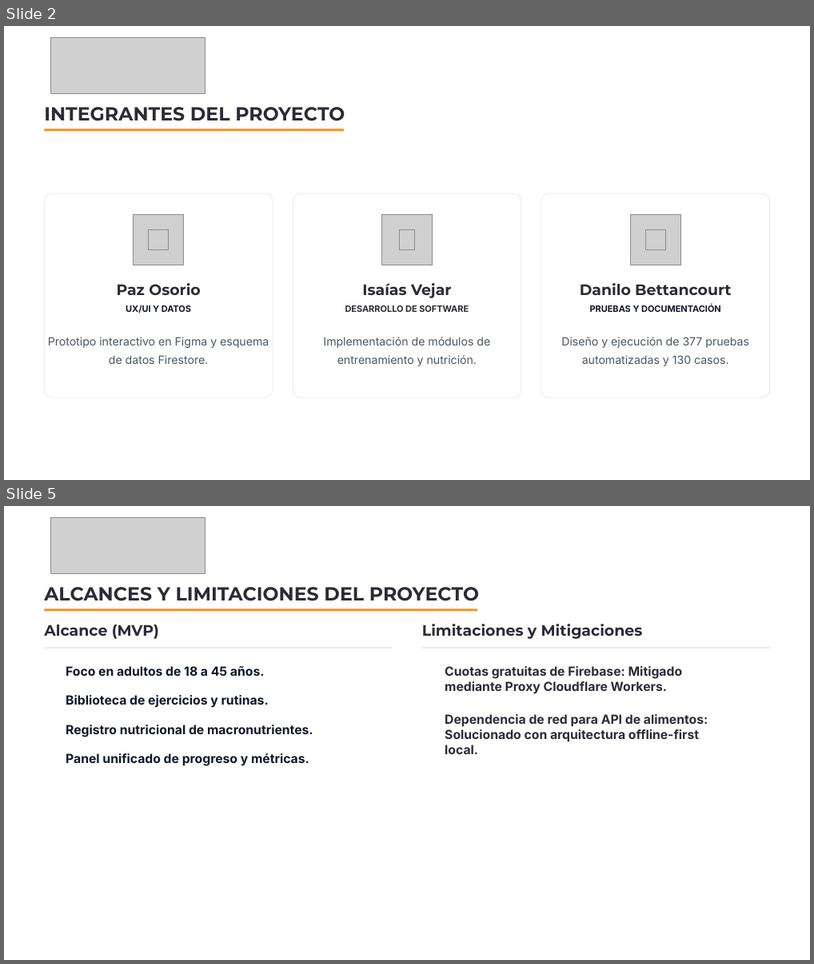
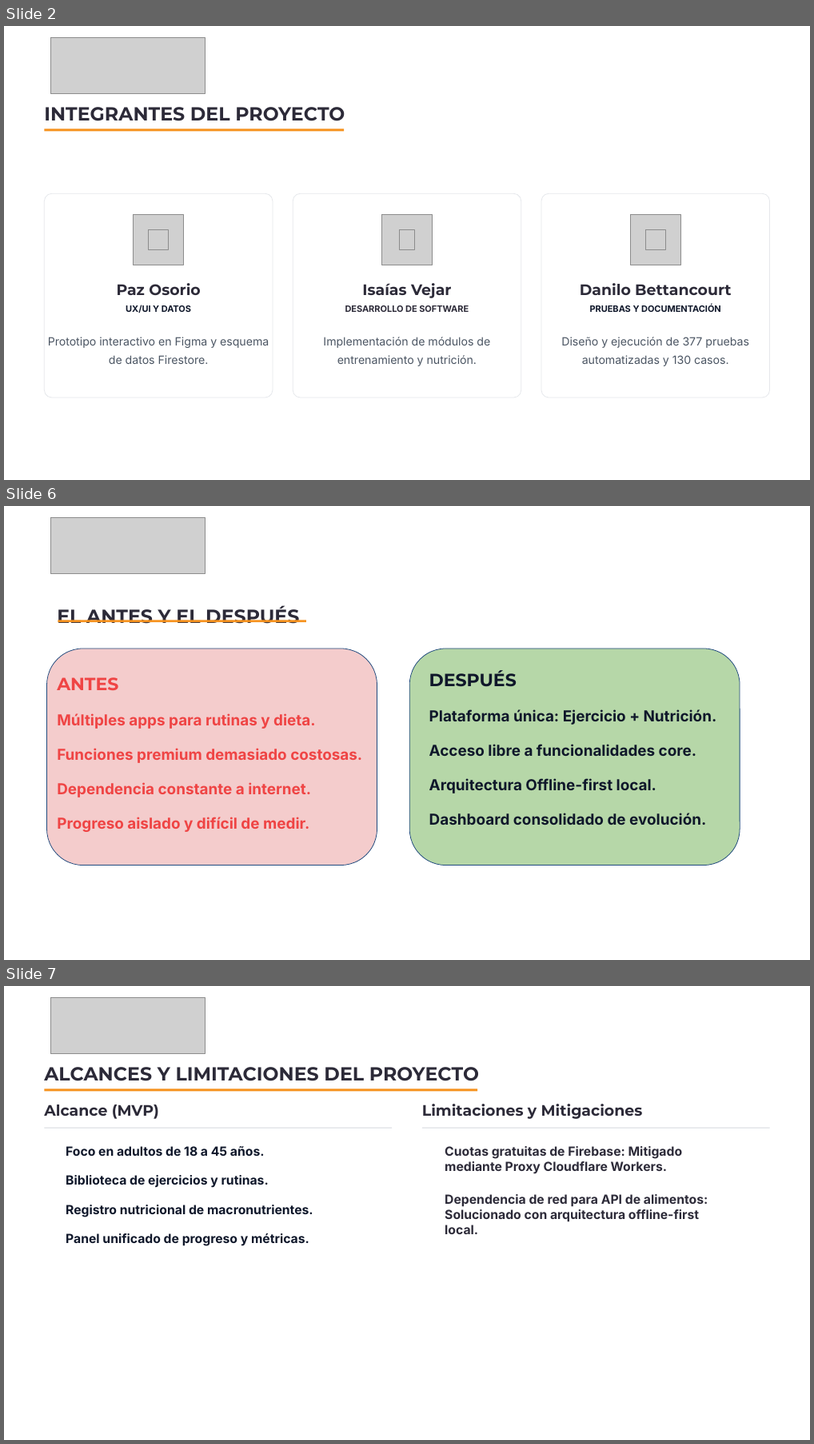
Before and after one commit to DanBetTap/800D-Equipo09, a slide deck: Fase 3/Evidencias Grupales/Presentación Final del proyecto.pptx. Shown one above the other, each under a label of ours: slides 2 and 5 before the commit, slides 2, 6 and 7 after it; the slides between them are not shown. The pictures are 814x964 and 814x1444 pixels, drawn with LibreOffice and Linux fonts; fonts in the diff are those of the drawing; grey boxes stand for pictures; background and template pictures are left out. Boxes give left, top, right and bottom in pixels: in the first picture for what was removed or moved away, otherwise in the second. Text is boxed around its words. In the diff, an @@ line names an element or a change of style, - is before the commit and + after.

```diff
--- a/Fase 3/Evidencias Grupales/Presentación Final del proyecto.pptx
+++ b/Fase 3/Evidencias Grupales/Presentación Final del proyecto.pptx
@@ slide 6 added at (4, 506, 810, 960), background #FFFFFF @@
@@ picture added at (51, 517, 205, 574) @@
@@ text added at (57, 605, 299, 624), 22.5 pt, text #2C2A38, bold @@
+EL ANTES Y EL DESPUÉS
@@ rectangle added at (58, 620, 306, 622), fill #F6921E @@
@@ rounded rectangle added at (47, 648, 378, 864), fill #F4CCCC, outline #1F497D 0.75 pt @@
@@ rounded rectangle added at (410, 648, 740, 864), fill #B6D7A8, outline #1F497D 0.75 pt @@
@@ text added at (430, 670, 718, 824), 18 pt, text #0F172A, bold @@
+DESPUÉS
+Plataforma única: Ejercicio + Nutrición.
+Acceso libre a funcionalidades core.
+Arquitectura Offline-first local.
+Dashboard consolidado de evolución.
@@ text added at (57, 677, 362, 832), 18 pt, text #EF4444, bold @@
+ANTES
+Múltiples apps para rutinas y dieta.
+Funciones premium demasiado costosas.
+Dependencia constante a internet.
+Progreso aislado y difícil de medir.
@@ what was slide 5 is now slide 7 @@
```
Also in this commit, not shown: 3 slides changed, 2 other slides added.
